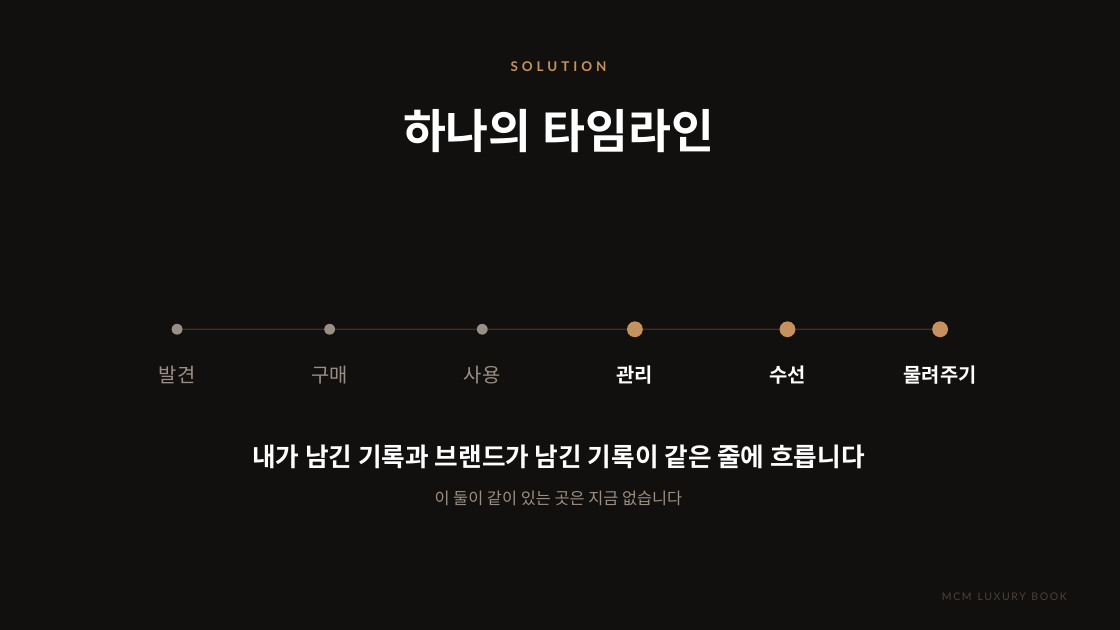
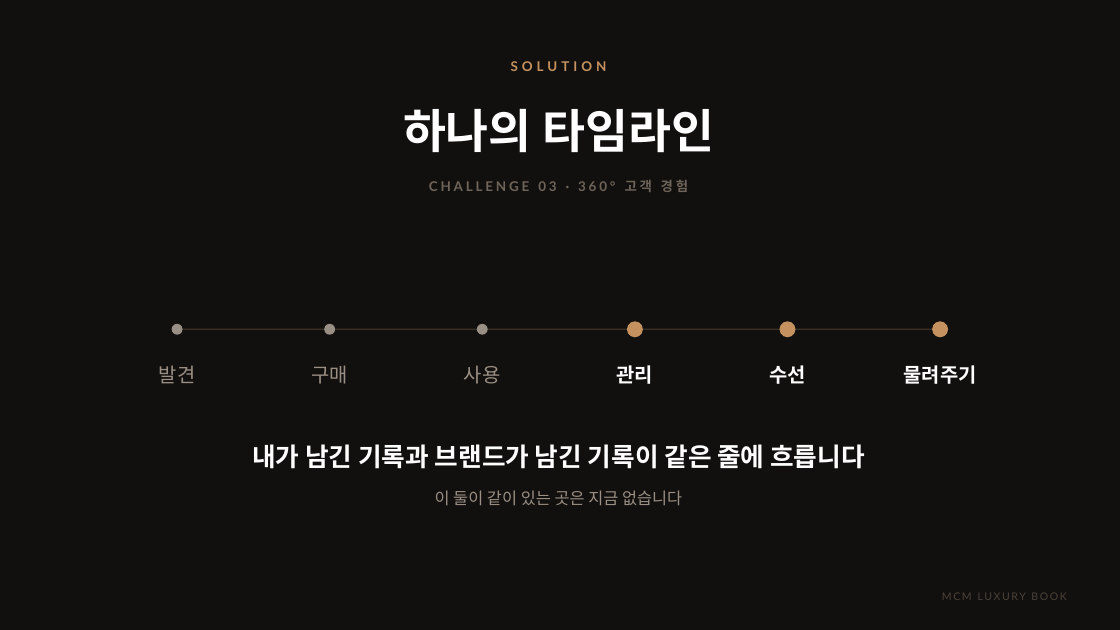
Before and after one commit to elominatedCloud/likeGonzi, a slide deck: slide 2 of docs/ir/MCM_Luxury_Book_IR.pptx (slide 13 before the commit). Drawn at 1120x630 pixels with LibreOffice and Linux fonts; fonts in the diff are those of the drawing; background and template pictures are left out. Boxes give left, top, right and bottom in pixels: in the first picture for what was removed or moved away, otherwise in the second. Text is boxed around its words. In the diff, an @@ line names an element or a change of style, - is before the commit and + after.

```diff
--- a/docs/ir/MCM_Luxury_Book_IR.pptx
+++ b/docs/ir/MCM_Luxury_Book_IR.pptx
@@ text added at [429,180,688,192], 11.5 pt, text #6E6459, bold @@
+CHALLENGE 03 · 360° 고객 경험
```
Also in this commit, not shown: 7 other slides changed, 1 slide added, 2 slides removed, 8 other files.
